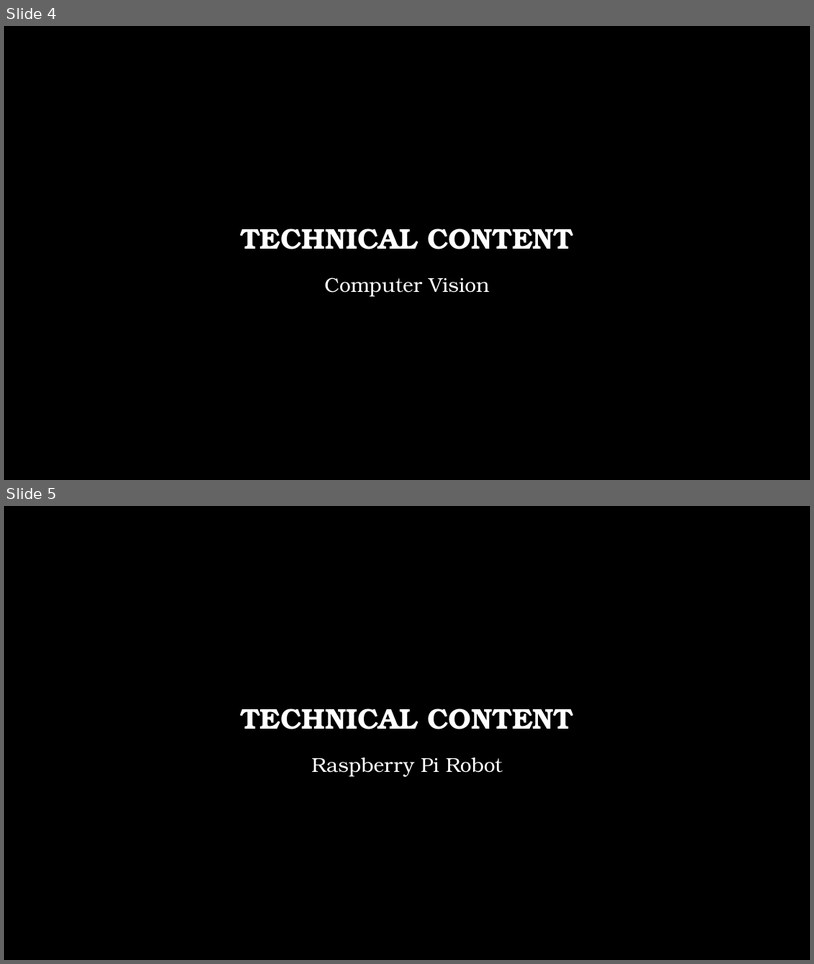
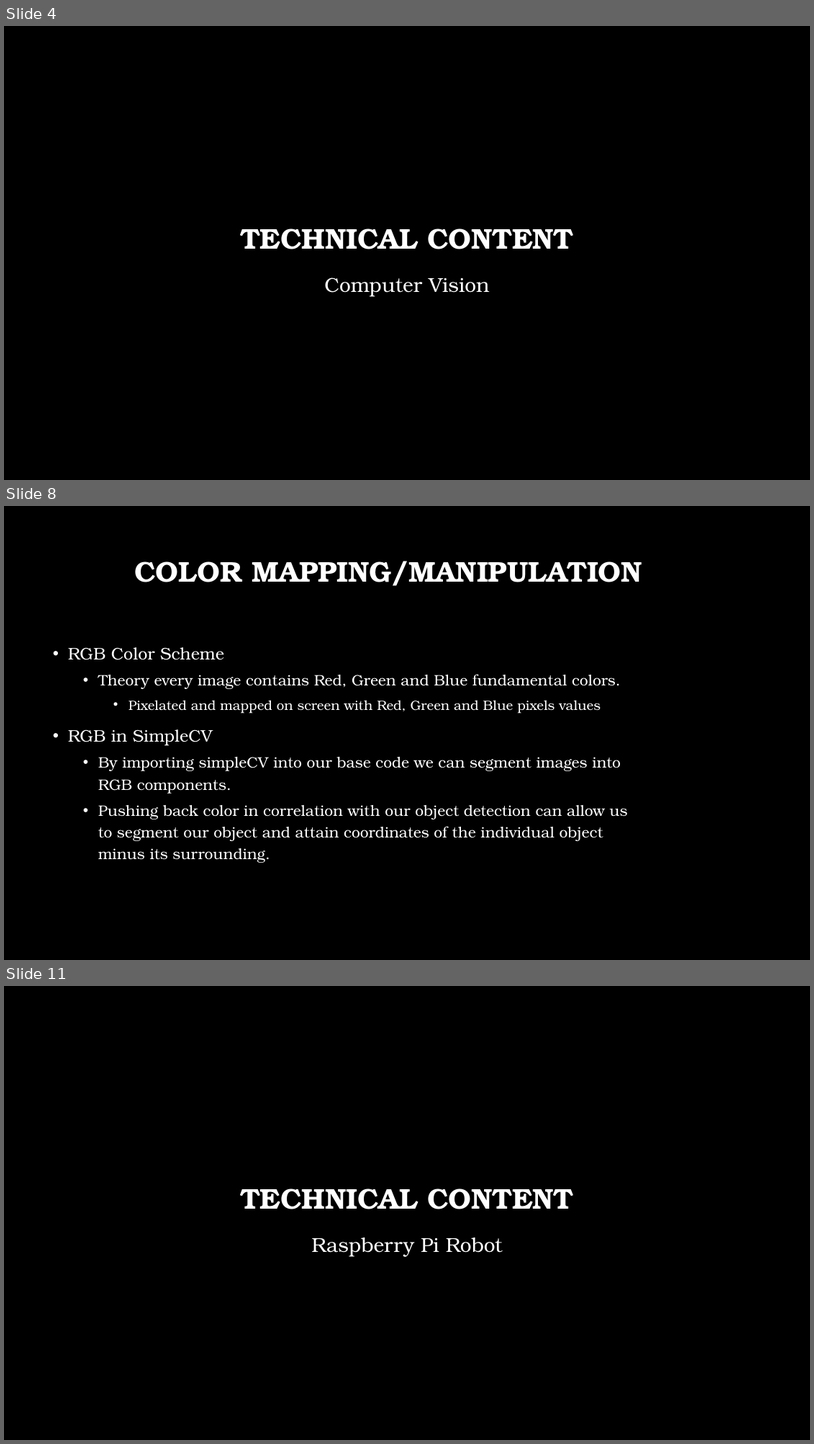
Before and after one commit to james-massey/AdvancedReality, a slide deck: 403 Final presentation.pptx. Shown one above the other, each under a label of ours: slides 4 and 5 before the commit, slides 4, 8 and 11 after it; the slides between them are not shown. The pictures are 814x964 and 814x1444 pixels, drawn with LibreOffice and Linux fonts; fonts in the diff are those of the drawing; background and template pictures are left out. Boxes give left, top, right and bottom in pixels: in the first picture for what was removed or moved away, otherwise in the second. Text is boxed around its words. In the diff, an @@ line names an element or a change of style, - is before the commit and + after.

```diff
--- a/403 Final presentation.pptx
+++ b/403 Final presentation.pptx
@@ slide 8 added at box(4, 506, 810, 960), background picture (left out) @@
@@ title added at box(134, 561, 643, 586), 34 pt, text #FFFFFF, bold @@
+COLOR MAPPING/MANIPULATION
@@ text added at box(68, 647, 628, 862), 18 pt, text #FFFFFF @@
+• RGB Color Scheme
+  • Theory every image contains Red, Green and Blue fundamental colors.
+    • Pixelated and mapped on screen with Red, Green and Blue pixels values
+• RGB in SimpleCV
+  • By importing simpleCV into our base code we can segment images into RGB components.
+  • Pushing back color in correlation with our object detection can allow us to segment our object and attain coordinates of the individual object minus its surrounding.
@@ what was slide 5 is now slide 11 @@
```
Also in this commit, not shown: 5 other slides added.
